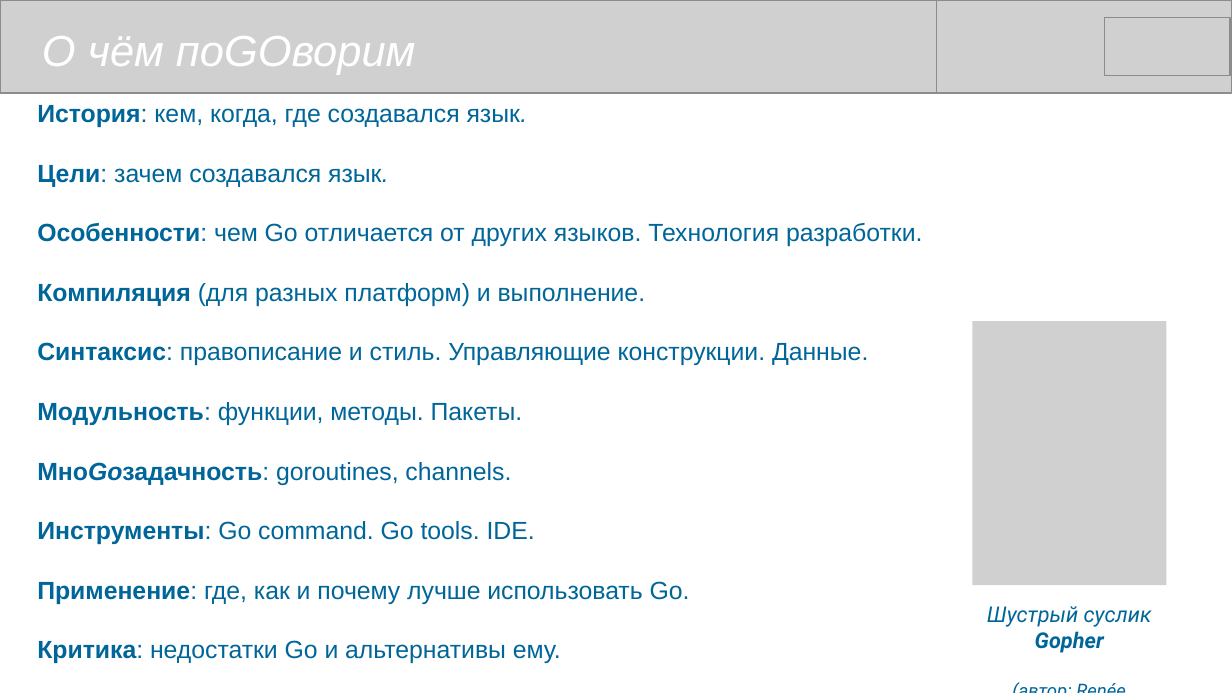
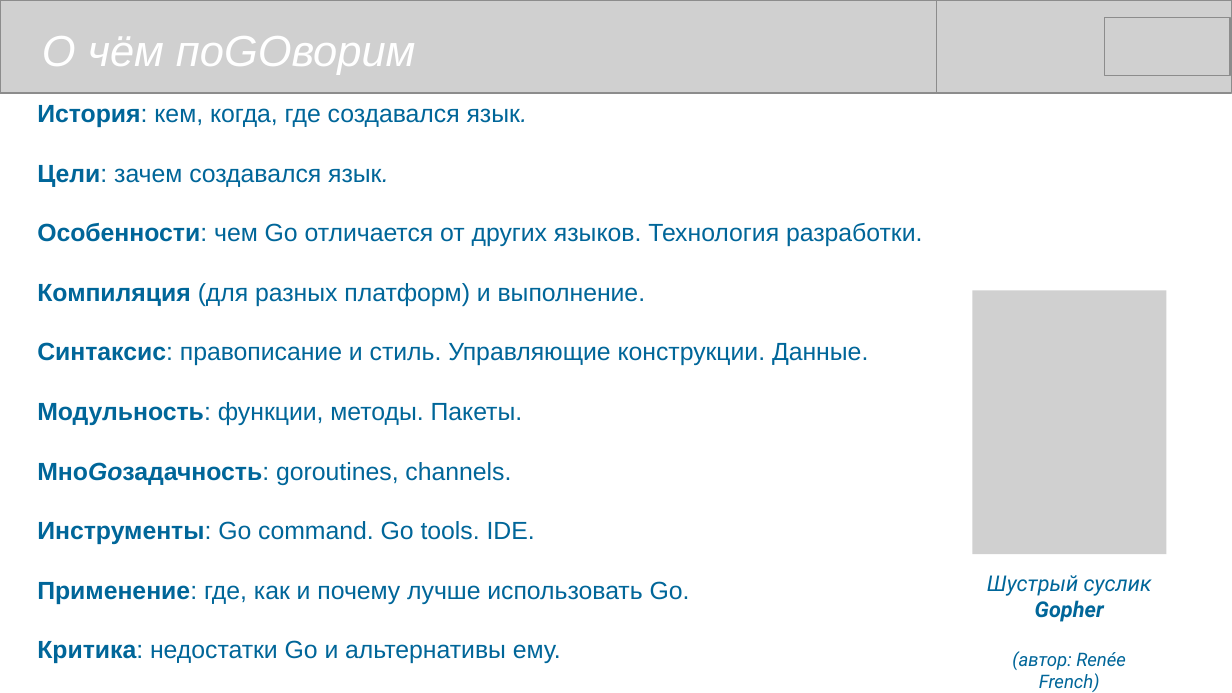
Before and after one commit to mike-shock/Go_language, a slide deck: slide 2 of Go_Review.odp. Drawn at 1232x693 pixels with LibreOffice and Linux fonts; fonts in the diff are those of the drawing; grey boxes stand for pictures. Boxes give left, top, right and bottom in pixels: in the first picture for what was removed or moved away, otherwise in the second. Text is boxed around its words. In the diff, an @@ line names an element or a change of style, - is before the commit and + after.

```diff
--- a/Go_Review.odp
+++ b/Go_Review.odp
@@ picture "Шустрый суслик": place and size @@
-picture "Шустрый суслик" at [973, 321, 1167, 585]
+picture "Шустрый суслик" at [973, 291, 1167, 555]
```
Also in this commit, not shown: 12 other slides changed, 1 slide added, 1 other file.
